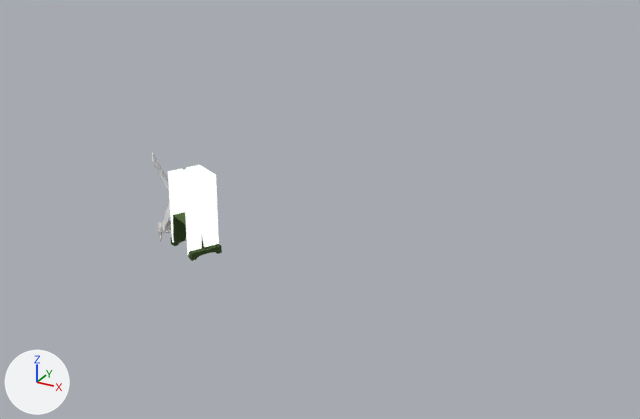
Two versions of the glTF model a/25p2meble/model.glb, one commit apart.
Rendered twice from a 50 mm camera at (465.0, -668.0, 374.0) aimed at (4.0, 171.0, -46.0). Lighting does not change. The marker at lower left points along +X, +Y and +Z. Where no turn or scale is listed for an object, it has been applied to the vertices.

The older version as bpy lines, for what is in view:
```python
me_nowa_wersja_podpórka_v4 = bpy.data.meshes.new('nowa wersja podpórka v4')
me_nowa_wersja_podpórka_v4.from_pydata(...)  # 644 vertices, 1312 faces; spans x -250.0..105.0, y -503.0..-3.0, z -50.0..325.0
me_nowa_wersja_podpórka_v4.materials.append(mat_pastrik)  # dark green #4c6335
me_servomuto_obj_003 = bpy.data.meshes.new('servomuto obj.003')
me_servomuto_obj_003.from_pydata(...)  # 1209 vertices, 2424 faces; spans x -7.2..38.9, y -8.8..34.9, z 0.0..84.2
# faces by material slot: [1920, 504]
me_servomuto_obj_003.materials.append(mat_white_wood)
me_servomuto_obj_003.materials.append(mat_marble)
me_taboret_julia_klimowska_v8_3_5_cm_v4 = bpy.data.meshes.new('taboret-Julia-Klimowska-v8 3,5 cm v4')
me_taboret_julia_klimowska_v8_3_5_cm_v4.from_pydata(...)  # 274 vertices, 620 faces; spans x 0.0..340.0, y -197.0..150.0, z 0.0..760.0
me_taboret_julia_klimowska_v8_3_5_cm_v4.materials.append(mat_stal_001)
ob_bake_002 = bpy.data.objects.new('bake.002', me_servomuto_obj_003)
ob_bake_002.location = (-51.7, -55.6, 0.0)
ob_nowa_wersja_podpórka_v4 = bpy.data.objects.new('nowa wersja podpórka v4', me_nowa_wersja_podpórka_v4)
ob_nowa_wersja_podpórka_v4.location = (18.6, -62.6, 5.0)
ob_nowa_wersja_podpórka_v4.rotation_euler = (0.00817, -3.125, 1.103)  # degrees (0.5, -179, 63)
ob_nowa_wersja_podpórka_v4.scale = (-0.0887, -0.0887, -0.0887)
ob_taboret_julia_klimowska_v8_3_5_cm_v4 = bpy.data.objects.new('taboret-Julia-Klimowska-v8 3,5 cm v4', me_taboret_julia_klimowska_v8_3_5_cm_v4)
ob_taboret_julia_klimowska_v8_3_5_cm_v4.location = (-19.6, -52.6, 77.0)
ob_taboret_julia_klimowska_v8_3_5_cm_v4.rotation_euler = (3.125, -0.00806, -0.462)  # degrees (179, -0.5, -26)
ob_taboret_julia_klimowska_v8_3_5_cm_v4.scale = (0.0949, 0.0949, 0.0949)
```
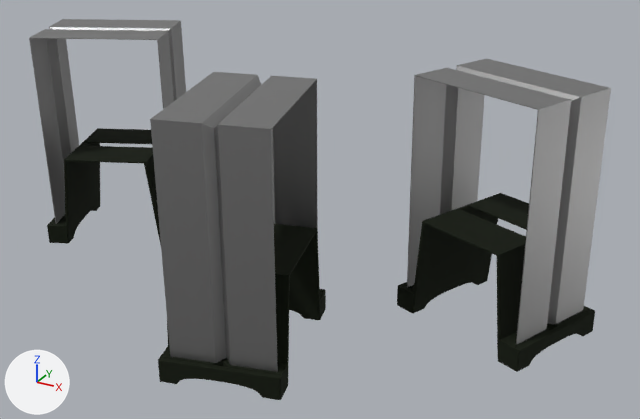
The change in detail:
Material 'Frozen white metal' (mat_frozen_white_metal) is new.
Its base color is (0.351, 0.351, 0.351) (grey #a0a0a0).
Its metallic is 1.0.
Material 'pastrik.002' (mat_pastrik_002) is new.
Its base color is (0.0101, 0.0155, 0.00604) (black #1a2112).
Its metallic is 0.482.
Its roughness is 1.0.
Material 'Frozen white metal.002' (mat_frozen_white_metal_002) is new.
Its base color is (0.351, 0.351, 0.351) (grey #a0a0a0).
Its metallic is 1.0.
Material 'pastrik.001' (mat_pastrik_001) is new.
Its base color is (0.0101, 0.0155, 0.00604) (black #1a2112).
Its metallic is 0.482.
Its roughness is 1.0.
Material 'Frozen white metal.001' (mat_frozen_white_metal_001) is new.
Its base color is (0.351, 0.351, 0.351) (grey #a0a0a0).
Its metallic is 1.0.
me_taboret_julia_klimowska_v8_3_5_cm_v4 has 274 vertices, 620 faces and spans x 0.0..340.0, y -197.0..150.0, z 0.0..760.0.
me_taboret_julia_klimowska_v8_3_5_cm_v4 no longer uses material mat_stal_001.
me_taboret_julia_klimowska_v8_3_5_cm_v4 now uses material mat_frozen_white_metal (grey #a0a0a0).
Mesh me_nowa_wersja_podpórka_v4_002 is new.
It has 644 vertices, 1312 faces and spans x -250.0..105.0, y -503.0..-3.0, z -50.0..325.0.
It uses material mat_pastrik_002 (black #1a2112).
Mesh me_taboret_julia_klimowska_v8_3_5_cm_v4_002 is new.
It has 274 vertices, 620 faces and spans x -20.0..187.0, y -114.0..62.0, z -275.0..2.0.
It uses material mat_frozen_white_metal_002 (grey #a0a0a0).
Mesh me_nowa_wersja_podpórka_v4_001 is new.
It has 644 vertices, 1312 faces and spans x -250.0..105.0, y -503.0..-3.0, z -50.0..325.0.
It uses material mat_pastrik_001 (black #1a2112).
Mesh me_taboret_julia_klimowska_v8_3_5_cm_v4_001 is new.
It has 274 vertices, 620 faces and spans x -26.0..180.0, y -47.0..130.0, z -275.0..2.0.
It uses material mat_frozen_white_metal_001 (grey #a0a0a0).
Object 'bake.002' (ob_bake_002) is deleted.
Object 'taboret-Julia-Klimowska-v8 3,5 cm v4' (ob_taboret_julia_klimowska_v8_3_5_cm_v4) moves from (-19.6, -52.6, 77.0) to (3.3, -24.2, 115.1).
Object 'taboret-Julia-Klimowska-v8 3,5 cm v4' (ob_taboret_julia_klimowska_v8_3_5_cm_v4) turns from (179, -0.5, -26) to (0, -179, -75) degrees about x, y and z.
Object 'taboret-Julia-Klimowska-v8 3,5 cm v4' (ob_taboret_julia_klimowska_v8_3_5_cm_v4) is rescaled from (0.0949, 0.0949, 0.0949) to (0.503, 0.343, 0.362).
Object 'nowa wersja podpórka v4' (ob_nowa_wersja_podpórka_v4) moves from (18.6, -62.6, 5.0) to (-79.4, 145.9, -158.5).
Object 'nowa wersja podpórka v4' (ob_nowa_wersja_podpórka_v4) turns from (0.5, -179, 63) to (-179, 0, 14) degrees about x, y and z.
Object 'nowa wersja podpórka v4' (ob_nowa_wersja_podpórka_v4) is rescaled from (-0.0887, -0.0887, -0.0887) to (-0.383, -0.383, -0.338).
Object 'nowa wersja podpórka v4.002' (ob_nowa_wersja_podpórka_v4_002) is new; it shows me_nowa_wersja_podpórka_v4_002.
Its location is (298.9, 236.6, -158.5).
Its rotation in degrees is (0.6, 180, 67).
Its scale is (-0.383, -0.383, -0.338).
Object 'taboret-Julia-Klimowska-v8 3,5 cm v4.002' (ob_taboret_julia_klimowska_v8_3_5_cm_v4_002) is new; it shows me_taboret_julia_klimowska_v8_3_5_cm_v4_002.
Its location is (113.3, 272.9, 115.1).
Object 'nowa wersja podpórka v4.001' (ob_nowa_wersja_podpórka_v4_001) is new; it shows me_nowa_wersja_podpórka_v4_001.
Its location is (-280.6, 307.7, -158.5).
Its rotation in degrees is (-179, 0, -68).
Its scale is (-0.383, -0.383, -0.338).
Object 'taboret-Julia-Klimowska-v8 3,5 cm v4.001' (ob_taboret_julia_klimowska_v8_3_5_cm_v4_001) is new; it shows me_taboret_julia_klimowska_v8_3_5_cm_v4_001.
Its location is (-437.3, 201.8, 115.1).

Changed parts and their boxes [x1, y1, x2, y2] in the pictures (640 x 419 px):
'taboret-Julia-Klimowska-v8 3,5 cm v4', recoloured, moved, turned, rescaled
    before: [168, 165, 219, 255]
    after: [150, 72, 318, 372]
'taboret-Julia-Klimowska-v8 3,5 cm v4.002', added
    after: [407, 58, 611, 344]
'nowa wersja podpórka v4.002', added (black)
    after: [397, 193, 595, 372]
'taboret-Julia-Klimowska-v8 3,5 cm v4.001', added
    after: [29, 19, 186, 224]
'nowa wersja podpórka v4', moved, turned, rescaled
    before: [171, 212, 222, 261]
    after: [158, 224, 326, 400]
'nowa wersja podpórka v4.001', added (black)
    after: [47, 128, 161, 245]
'bake.002', deleted
    before: [152, 153, 171, 242]
    faces in mat_white_wood: [152, 153, 170, 242]
